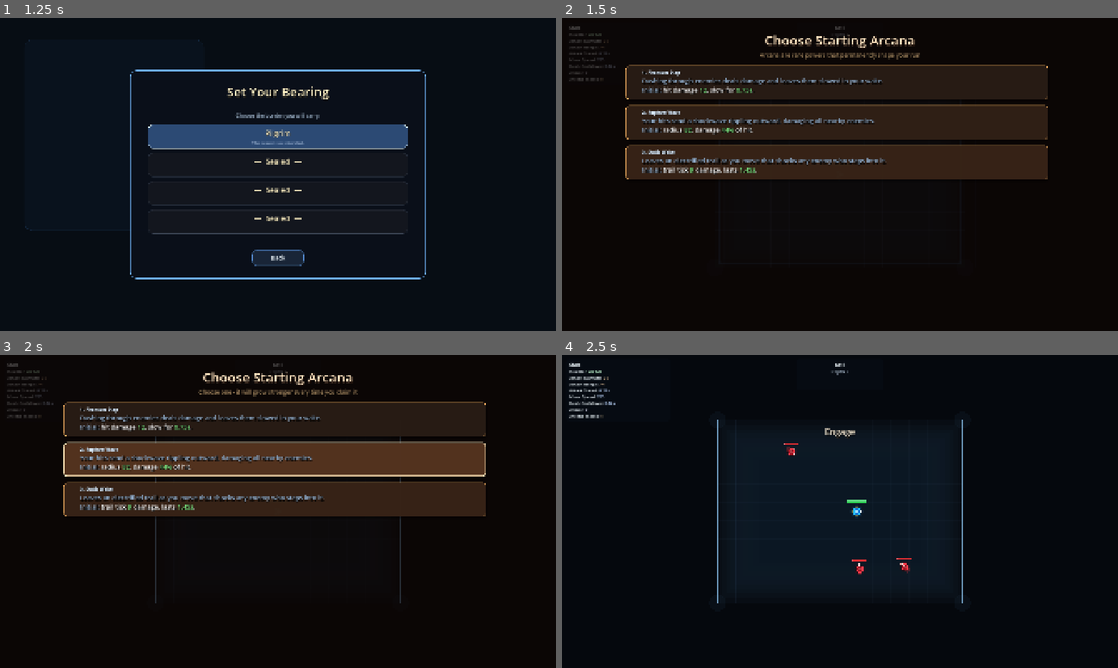
Above: before the commit, frames 1-4 (two rows, left to right).
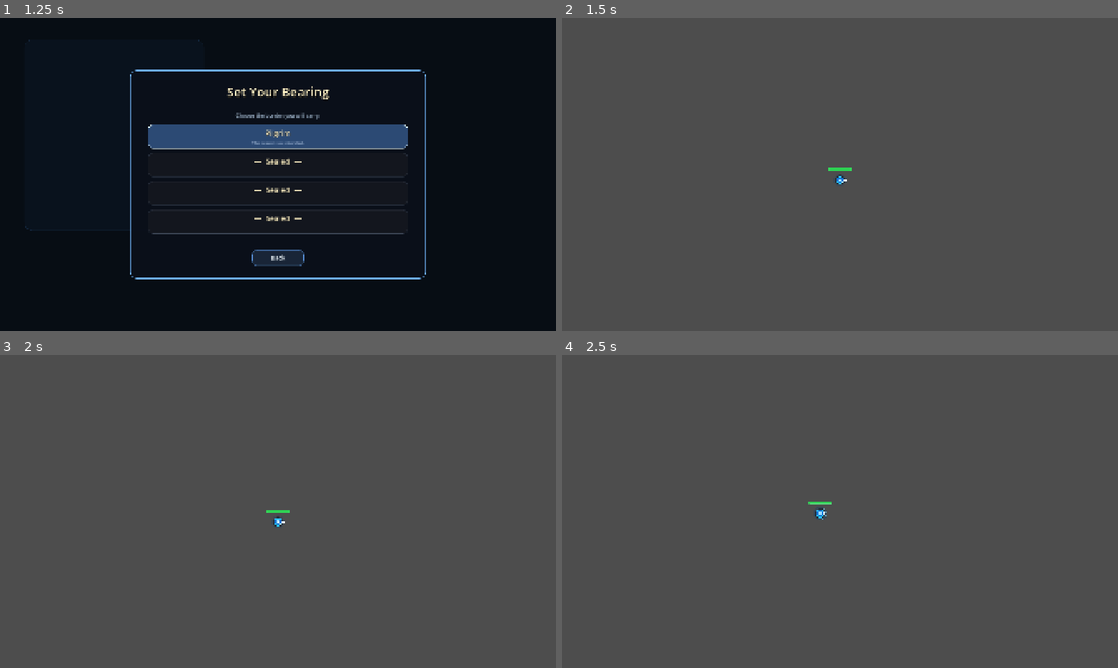
Above: after the commit, the same moments.

Repository: Excellund/AbyssalDescent
Game: Godot game, scene res://scenes/Menu.tscn
The game is run twice, just before and just after one commit, with the same random seed, the same clock (stepped at 60 frames per second) and the same inputs. Sound files missing from this copy of the repository are replaced by a short silence.
Inputs (mouse positions are in pixels of both pictures, inside the frame that each line leads up to):
- Up to frame 1 (1.25 s): click "Begin Descent" at 0.5 s
- Up to frame 2 (1.5 s): click (840, 136) at 1.25 s
- Up to frame 3 (2 s): no input
- Up to frame 4 (2.5 s): move the mouse to (962, 495) at 2.02 s; hold D (move_right) from 2.03 s (still down); click (962, 495) at 2.1 s

Frame 1 is identical in both runs. In frame 2, 99% of the frame differs, in the area x 0-100%, y 0-100%; in frame 3, 99%; in frame 4, 100%.
Error after the commit: Parse Error: Identifier "difficulty_config" not declared in the current scope. (res://scripts/world_generator.gd:1463)

Commit message:
Add special encounter profiles and boss unlock

Diff:
--- a/scripts/encounter_profile_builder.gd
+++ b/scripts/encounter_profile_builder.gd
@@ -97,6 +97,60 @@
 func _skirmish_min_total_enemies() -> int:
 	return 3 + _difficulty_rank()
 
+func _build_gauntlet_profile() -> Dictionary:
+	var gauntlet := _build_profile("Gauntlet", POOL_ROOM_SIZE, 1, 1, 1, 1)
+	gauntlet["lurker_count"] = 1
+	gauntlet["lancer_count"] = 1
+	return gauntlet
+
+func _build_fortress_profile() -> Dictionary:
+	return _build_profile("Fortress", POOL_ROOM_SIZE, 1, 0, 1, 4)
+
+func _build_crossfire_profile() -> Dictionary:
+	return _build_profile("Crossfire", POOL_ROOM_SIZE, 1, 1, 4, 0)
+
+func _apply_crossfire_bearing_scaling(profile: Dictionary) -> Dictionary:
+	var modified := _apply_bearing_count_scaling(profile, 1.0, 0)
+	modified[ENCOUNTER_CONTRACTS.PROFILE_KEY_ARCHER_COUNT] = maxi(3, ENCOUNTER_CONTRACTS.profile_archer_count(modified))
+	modified[ENCOUNTER_CONTRACTS.PROFILE_KEY_CHARGER_COUNT] = maxi(1, ENCOUNTER_CONTRACTS.profile_charger_count(modified))
+	modified[ENCOUNTER_CONTRACTS.PROFILE_KEY_CHASER_COUNT] = maxi(1, ENCOUNTER_CONTRACTS.profile_chaser_count(modified))
+	modified[ENCOUNTER_CONTRACTS.PROFILE_KEY_SHIELDER_COUNT] = mini(1, ENCOUNTER_CONTRACTS.profile_shielder_count(modified))
+	var rank := _difficulty_rank()
+	modified[ENCOUNTER_CONTRACTS.PROFILE_KEY_ARCHER_COUNT] = ENCOUNTER_CONTRACTS.profile_archer_count(modified) + rank
+	if rank >= 2:
+		modified[ENCOUNTER_CONTRACTS.PROFILE_KEY_CHARGER_COUNT] = ENCOUNTER_CONTRACTS.profile_charger_count(modified) + 1
+	return modified
+
+func _apply_fortress_bearing_scaling(profile: Dictionary) -> Dictionary:
+	var modified := _apply_bearing_count_scaling(profile, 1.0, 0)
+	modified[ENCOUNTER_CONTRACTS.PROFILE_KEY_CHARGER_COUNT] = 0
+	modified[ENCOUNTER_CONTRACTS.PROFILE_KEY_CHASER_COUNT] = maxi(1, ENCOUNTER_CONTRACTS.profile_chaser_count(modified))
+	modified[ENCOUNTER_CONTRACTS.PROFILE_KEY_ARCHER_COUNT] = maxi(1, ENCOUNTER_CONTRACTS.profile_archer_count(modified))
+	modified[ENCOUNTER_CONTRACTS.PROFILE_KEY_SHIELDER_COUNT] = maxi(3, ENCOUNTER_CONTRACTS.profile_shielder_count(modified))
+	var rank := _difficulty_rank()
+	modified[ENCOUNTER_CONTRACTS.PROFILE_KEY_SHIELDER_COUNT] = ENCOUNTER_CONTRACTS.profile_shielder_count(modified) + rank
+	if rank >= 2:
+		modified[ENCOUNTER_CONTRACTS.PROFILE_KEY_CHASER_COUNT] = ENCOUNTER_CONTRACTS.profile_chaser_count(modified) + 1
+	if rank >= 3:
+		modified[ENCOUNTER_CONTRACTS.PROFILE_KEY_ARCHER_COUNT] = ENCOUNTER_CONTRACTS.profile_archer_count(modified) + 1
+	return modified
+
+func _apply_gauntlet_bearing_scaling(profile: Dictionary) -> Dictionary:
+	var modified := _apply_bearing_count_scaling(profile, 1.0, 0)
+	modified[ENCOUNTER_CONTRACTS.PROFILE_KEY_CHASER_COUNT] = maxi(1, ENCOUNTER_CONTRACTS.profile_chaser_count(modified))
+	modified[ENCOUNTER_CONTRACTS.PROFILE_KEY_CHARGER_COUNT] = maxi(1, ENCOUNTER_CONTRACTS.profile_charger_count(modified))
+	modified[ENCOUNTER_CONTRACTS.PROFILE_KEY_ARCHER_COUNT] = maxi(1, ENCOUNTER_CONTRACTS.profile_archer_count(modified))
+	modified[ENCOUNTER_CONTRACTS.PROFILE_KEY_SHIELDER_COUNT] = maxi(1, ENCOUNTER_CONTRACTS.profile_shielder_count(modified))
+	modified["lurker_count"] = maxi(1, int(modified.get("lurker_count", 0)))
+	modified["lancer_count"] = maxi(1, int(modified.get("lancer_count", 0)))
+	var rank := _difficulty_rank()
+	modified[ENCOUNTER_CONTRACTS.PROFILE_KEY_CHASER_COUNT] = ENCOUNTER_CONTRACTS.profile_chaser_count(modified) + rank
+	if rank >= 2:
+		modified["lurker_count"] = int(modified.get("lurker_count", 0)) + 1
+	if rank >= 3:
+		modified[ENCOUNTER_CONTRACTS.PROFILE_KEY_CHARGER_COUNT] = ENCOUNTER_CONTRACTS.profile_charger_count(modified) + 1
+	return modified
+
 func _scale_mutator_damage(mutator: Dictionary) -> Dictionary:
 	if mutator.is_empty():
 		return {}
@@ -165,6 +219,12 @@
 	var hard_pool := _get_hard_pool()
 	var profile := hard_pool[rng.randi_range(0, hard_pool.size() - 1)]
 	profile = _maybe_apply_hard_mutator(profile, depth)
+	if ENCOUNTER_CONTRACTS.profile_label(profile) == "Crossfire":
+		return _apply_crossfire_bearing_scaling(profile)
+	if ENCOUNTER_CONTRACTS.profile_label(profile) == "Gauntlet":
+		return _apply_gauntlet_bearing_scaling(profile)
+	if ENCOUNTER_CONTRACTS.profile_label(profile) == "Fortress":
+		return _apply_fortress_bearing_scaling(profile)
 	return _apply_bearing_count_scaling(profile, 1.0, _skirmish_min_total_enemies())
 
 func build_objective_profile(depth: int, preferred: String = "") -> Dictionary:
@@ -182,11 +242,11 @@
 		"skirmish":
 			return _build_intro_profile(0)
 		"crossfire":
-			return _build_profile("Crossfire", POOL_ROOM_SIZE, 2, 1, 3, 0)
+			return _apply_crossfire_bearing_scaling(_build_crossfire_profile())
 		"onslaught":
 			return _build_profile("Onslaught", POOL_ROOM_SIZE, 7, 2, 0, 0)
 		"fortress":
-			return _build_profile("Fortress", POOL_ROOM_SIZE, 2, 0, 1, 3)
+			return _apply_fortress_bearing_scaling(_build_fortress_profile())
 		"blitz":
 			var blitz := _build_profile("Blitz", POOL_ROOM_SIZE, 2, 0, 0, 0)
 			blitz["lurker_count"] = 3
@@ -204,10 +264,7 @@
 			ambush["lancer_count"] = 1
 			return ambush
 		"gauntlet":
-			var gauntlet := _build_profile("Gauntlet", POOL_ROOM_SIZE, 2, 1, 1, 1)
-			gauntlet["lurker_count"] = 2
-			gauntlet["lancer_count"] = 1
-			return gauntlet
+			return _apply_gauntlet_bearing_scaling(_build_gauntlet_profile())
 		"trial":
 			return _build_trial_profile(depth)
 		"objective_last_stand":
@@ -247,9 +304,9 @@
 	# Vanguard: shielded advance with chargers punching through the line.
 	# Ambush: lancer cuts escape routes while lurkers converge.
 	# Gauntlet: one of everything — a comprehensive skill test.
-	var crossfire := _build_profile("Crossfire", POOL_ROOM_SIZE, 2, 1, 3, 0)
+	var crossfire := _build_crossfire_profile()
 	var onslaught := _build_profile("Onslaught", POOL_ROOM_SIZE, 7, 2, 0, 0)
-	var fortress := _build_profile("Fortress", POOL_ROOM_SIZE, 2, 0, 1, 3)
+	var fortress := _build_fortress_profile()
 	var blitz := _build_profile("Blitz", POOL_ROOM_SIZE, 2, 0, 0, 0)
 	blitz["lurker_count"] = 3
 	blitz["ram_count"] = 1
@@ -259,9 +316,7 @@
 	var ambush := _build_profile("Ambush", POOL_ROOM_SIZE, 3, 0, 0, 0)
 	ambush["lurker_count"] = 4
 	ambush["lancer_count"] = 1
-	var gauntlet := _build_profile("Gauntlet", POOL_ROOM_SIZE, 2, 1, 1, 1)
-	gauntlet["lurker_count"] = 1
-	gauntlet["lancer_count"] = 0
+	var gauntlet := _build_gauntlet_profile()
 	return [crossfire, onslaught, fortress, blitz, suppression, vanguard, ambush, gauntlet]
 
 func _build_trial_profile(depth: int = 0) -> Dictionary:
@@ -489,7 +544,15 @@
 	var hard_pool: Array[Dictionary] = _get_hard_pool()
 	var hard_profile: Dictionary = hard_pool[rng.randi_range(0, hard_pool.size() - 1)]
 	hard_profile = _maybe_apply_hard_mutator(hard_profile, depth)
-	hard_profile = _apply_bearing_count_scaling(hard_profile, 1.0, _skirmish_min_total_enemies())
+	var hard_label := ENCOUNTER_CONTRACTS.profile_label(hard_profile)
+	if hard_label == "Crossfire":
+		hard_profile = _apply_crossfire_bearing_scaling(hard_profile)
+	elif hard_label == "Gauntlet":
+		hard_profile = _apply_gauntlet_bearing_scaling(hard_profile)
+	elif hard_label == "Fortress":
+		hard_profile = _apply_fortress_bearing_scaling(hard_profile)
+	else:
+		hard_profile = _apply_bearing_count_scaling(hard_profile, 1.0, _skirmish_min_total_enemies())
 	var hard_option := ENCOUNTER_CONTRACTS.door_option(
 		ENCOUNTER_CONTRACTS.profile_label(hard_profile),
 		Color(0.93, 0.62, 0.28, 0.95),
--- a/scripts/world_generator.gd
+++ b/scripts/world_generator.gd
@@ -1283,7 +1283,7 @@
 		"encounter_intro_grace_active": encounter_intro_grace_active,
 		"boss_unlocked": boss_unlocked,
 		"first_boss_defeated": first_boss_defeated,
-		"second_boss_unlocked": first_boss_defeated and rooms_cleared >= (encounter_count + second_boss_encounter_count),
+		"second_boss_unlocked": _is_second_boss_unlocked(),
 	}
 	return hud_state
 
@@ -1384,7 +1384,7 @@
 	room_depth = ENCOUNTER_CONTRACTS.outcome_room_depth(outcome)
 	if first_boss_defeated:
 		phase_two_rooms_cleared += 1
-		boss_unlocked = phase_two_rooms_cleared >= second_boss_encounter_count
+		boss_unlocked = _is_second_boss_unlocked()
 	else:
 		boss_unlocked = ENCOUNTER_CONTRACTS.outcome_boss_unlocked(outcome)
 	if _is_endless_mode() and endless_boss_defeated:
@@ -1453,6 +1453,12 @@
 	bonus_rest_heal_charges = maxi(0, int(difficulty_config.get("player_potion_charges_bonus", 0)))
 	if player.has_method("set_incoming_damage_taken_mult"):
 		player.call("set_incoming_damage_taken_mult", float(difficulty_config.get("player_damage_taken_mult", 1.0)))
+
+func _get_second_boss_target_depth() -> int:
+	return maxi(encounter_count + 1, encounter_count * 2)
+
+func _is_second_boss_unlocked() -> bool:
+	return first_boss_defeated and room_depth >= _get_second_boss_target_depth()
 
 	var health_bonus := float(difficulty_config.get("player_starting_health_bonus", 0.0))
 	if health_bonus > 0.0 and player.get("max_health") != null:
@@ -1721,7 +1727,7 @@
 	var route_options := _roll_route_options(room_depth)
 	var show_boss_door := boss_unlocked
 	if first_boss_defeated:
-		show_boss_door = phase_two_rooms_cleared >= second_boss_encounter_count
+		show_boss_door = _is_second_boss_unlocked()
 		boss_unlocked = show_boss_door
 	door_options = encounter_flow_system.call("build_door_options", show_boss_door, room_depth, door_distance_from_center, route_options)
 	if show_boss_door and not door_options.is_empty():
@@ -1925,7 +1931,7 @@
 		rooms_cleared += 1
 		room_depth += 1
 		phase_two_rooms_cleared += 1
-		boss_unlocked = phase_two_rooms_cleared >= second_boss_encounter_count
+		boss_unlocked = _is_second_boss_unlocked()
 	else:
 		_advance_room_progress()
 	if is_instance_valid(player) and player.has_method("heal"):
--- a/scripts/world_hud.gd
+++ b/scripts/world_hud.gd
@@ -322,9 +322,9 @@
 
 	var second_boss_unlocked := bool(state.get("second_boss_unlocked", false))
 	if boss_unlocked and not first_boss_defeated:
-		status_label.text = "[center][b]Act I[/b]\n[color=#A5B6C9]Depth %d[/color]\n[color=#FFC0A0][b]The Warden[/b] awaits[/color][/center]" % room_depth
+		status_label.text = "[center][b]Act I[/b]\n[color=#A5B6C9]Depth %d[/color][/center]" % room_depth
 	elif second_boss_unlocked:
-		status_label.text = "[center][b]Act II[/b]\n[color=#A5B6C9]Depth %d[/color]\n[color=#E8A0FF][b]The Sovereign[/b] awaits[/color][/center]" % room_depth
+		status_label.text = "[center][b]Act II[/b]\n[color=#A5B6C9]Depth %d[/color][/center]" % room_depth
 	elif first_boss_defeated:
 		status_label.text = "[center][b]Act II[/b]\n[color=#A5B6C9]Depth %d[/color][/center]" % room_depth
 	else:
